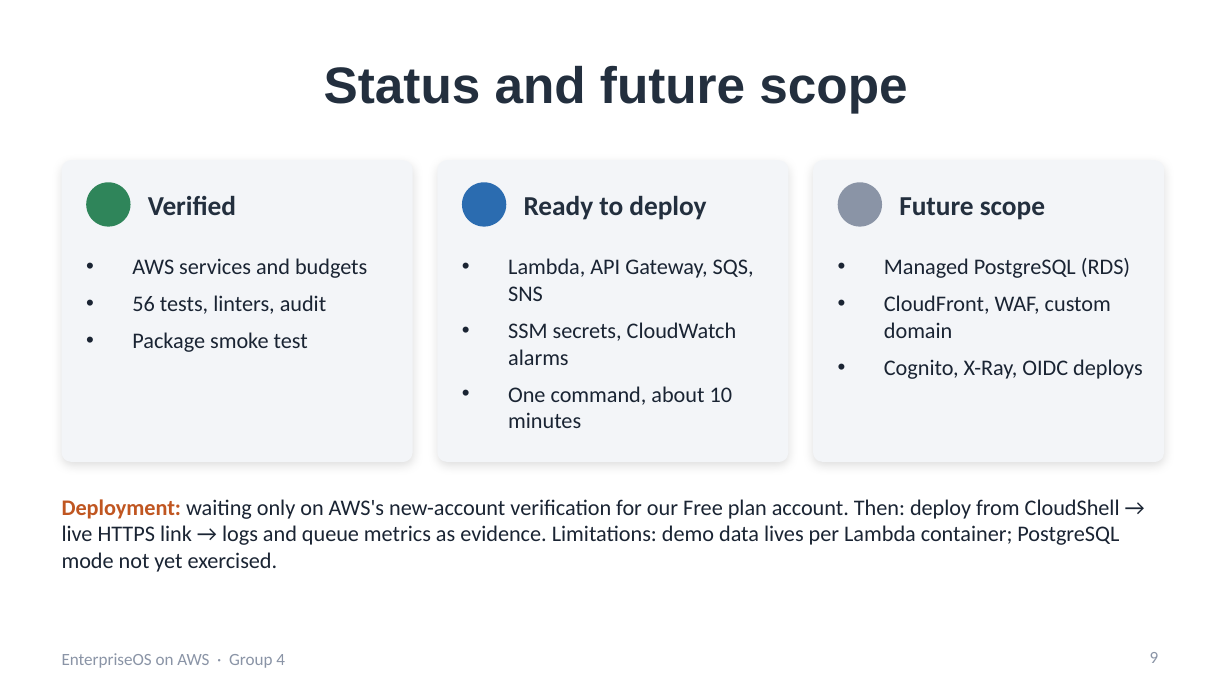
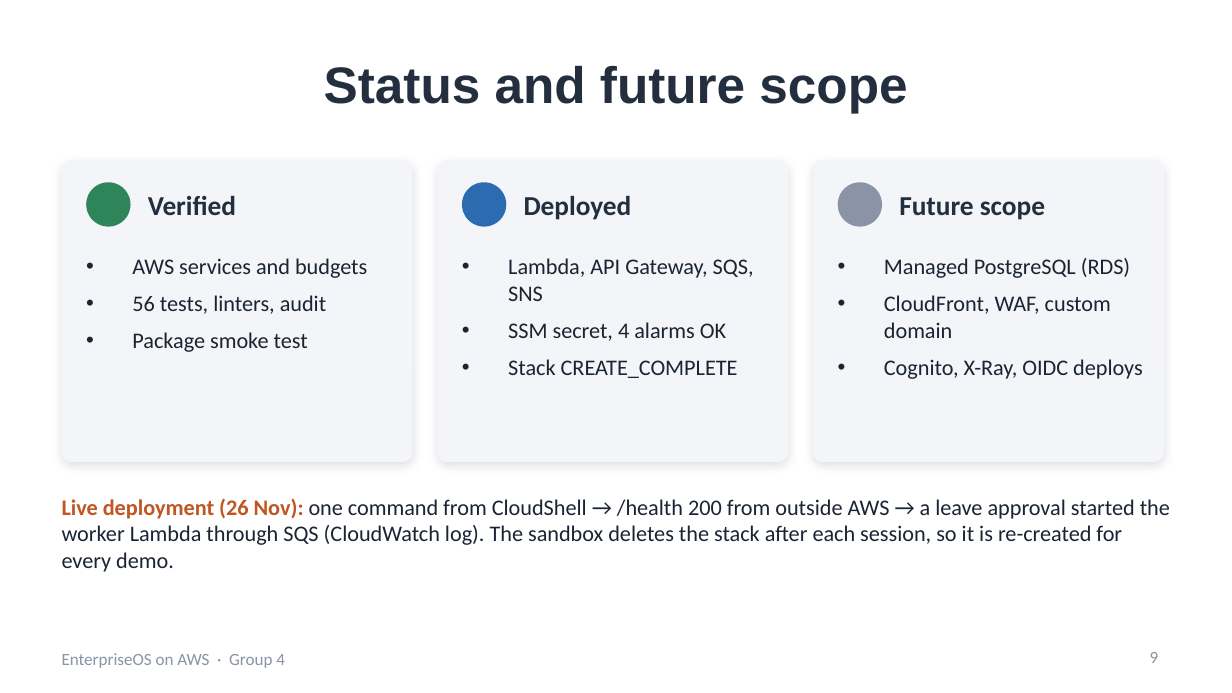
Before and after one commit to Ak7950/EnterpriseOS-AWS-Cloud, a slide deck: slide 9 of presentation/EnterpriseOS-AWS-Presentation.pptx. Drawn at 1232x693 pixels with LibreOffice and Linux fonts; fonts in the diff are those of the drawing. Boxes give left, top, right and bottom in pixels: in the first picture for what was removed or moved away, otherwise in the second. Text is boxed around its words. In the diff, an @@ line names an element or a change of style, - is before the commit and + after.

```diff
--- a/presentation/EnterpriseOS-AWS-Presentation.pptx
+++ b/presentation/EnterpriseOS-AWS-Presentation.pptx
@@ text at (524, 196, 632, 220): text changed @@
-Ready to deploy
+Deployed
@@ text at (508, 322, 738, 378): text changed @@
-• SSM secrets, CloudWatch alarms
-• One command, about 10 minutes
+• SSM secret, 4 alarms OK
+• Stack CREATE_COMPLETE
@@ text at (62, 498, 1170, 572): text changed @@
-Deployment: waiting only on AWS's new-account verification for our Free plan account. Then: deploy from CloudShell → live HTTPS link → logs and queue metrics as evidence. Limitations: demo data lives per Lambda container; PostgreSQL mode not yet exercised.
+Live deployment (26 Nov): one command from CloudShell → /health 200 from outside AWS → a leave approval started the worker Lambda through SQS (CloudWatch log). The sandbox deletes the stack after each session, so it is re-created for every demo.
```
Also in this commit, not shown: 3 other slides changed, 14 other files.
